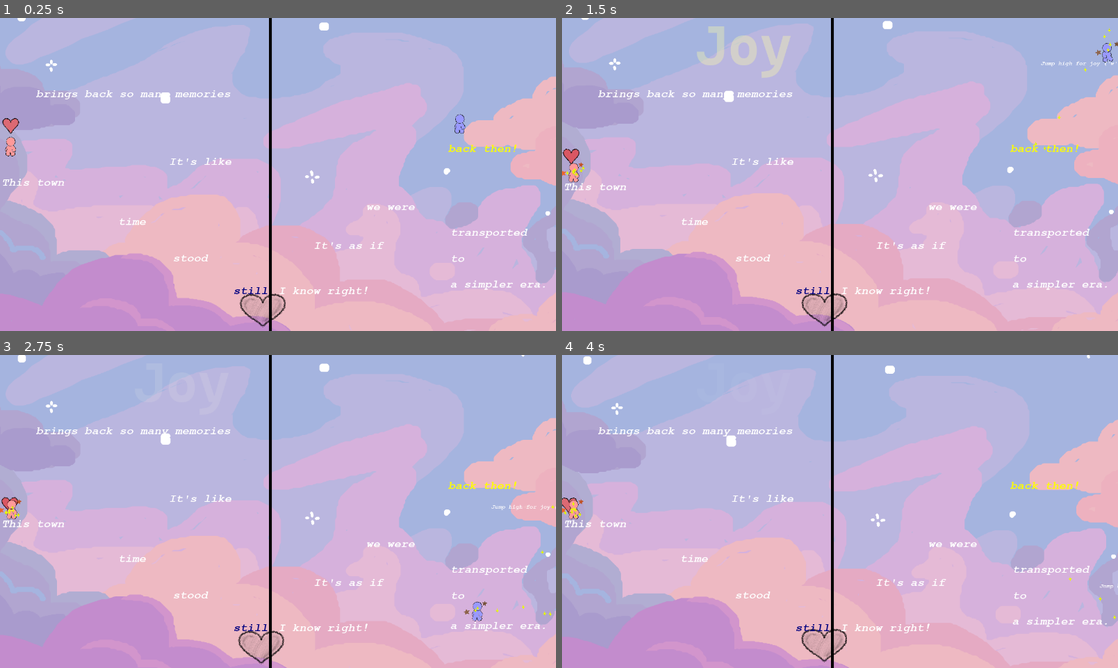
Above: before the commit, frames 1-4 (two rows, left to right).
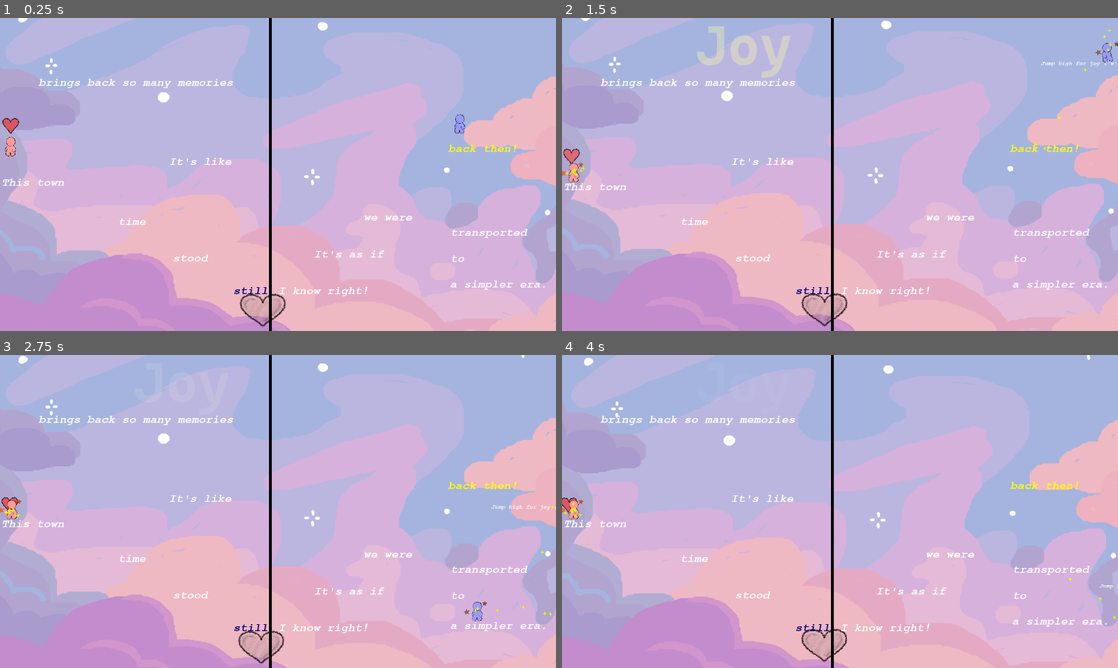
Above: after the commit, the same moments.

Repository: NitroGuy10/Chillennium2023
Game: Godot game, scene res://assets/Objects/Game.tscn
Same seed, same stepped clock (60 frames per second), same inputs: the game is played once before the commit and once after it.
Inputs:
- Up to frame 1 (0.25 s): no input
- Up to frame 2 (1.5 s): hold Right (ui_right) from 0.53 s (still down); tap Shift (dash) at 0.6, 1.35 s; tap Up (ui_up) at 0.77 s
- Up to frame 3 (2.75 s): tap Up (ui_up) at 1.52 s; release Right (ui_right) at 2.03 s; hold Left (ui_left) from 2.03 s (still down); tap Shift (dash) at 2.1 s
- Up to frame 4 (4 s): release Left (ui_left) at 2.78 s; hold Right (ui_right) from 2.78 s (still down); tap Shift (dash) at 2.85, 3.6 s; tap Up (ui_up) at 3.02, 3.77 s

The runs differ from the first frame. In frame 1, 0.9% of the frame differs, in the area x 0-99%, y 0-77%; in frame 2, 0.9%; in frame 3, 0.9%; in frame 4, 1.0%, in the area x 0-100%, y 0-77%.

Commit message:
asdf

Diff:
--- a/assets/Levels/Level1.tscn
+++ b/assets/Levels/Level1.tscn
@@ -12,6 +12,7 @@
 script = ExtResource( 2 )
 
 [node name="Background" parent="." instance=ExtResource( 1 )]
+frame = 0
 
 [node name="Separator" parent="." instance=ExtResource( 4 )]
 position = Vector2( 622.106, 276.328 )
@@ -47,7 +48,7 @@
 impartPeace = true
 
 [node name="WordPlatformInteractable4" parent="." instance=ExtResource( 3 )]
-position = Vector2( 87, 200 )
+position = Vector2( 93, 174 )
 textString = "brings back so many memories"
 
 [node name="WordPlatformInteractable5" parent="." instance=ExtResource( 3 )]
@@ -72,11 +73,11 @@
 impartHappiness = true
 
 [node name="WordPlatformInteractable8" parent="." instance=ExtResource( 3 )]
-position = Vector2( 726, 549 )
+position = Vector2( 727, 569 )
 textString = "It's as if"
 
 [node name="WordPlatformInteractable9" parent="." instance=ExtResource( 3 )]
-position = Vector2( 847, 460 )
+position = Vector2( 841, 484 )
 textString = "we were"
 giveTutorialText = true
 tutorialText = ""
--- a/assets/Levels/Level2.tscn
+++ b/assets/Levels/Level2.tscn
@@ -84,7 +84,7 @@
 [node name="Background" parent="." instance=ExtResource( 1 )]
 position = Vector2( 635, 353 )
 frames = SubResource( 1 )
-frame = 31
+frame = 44
 
 [node name="HeartHandoff" parent="." instance=ExtResource( 130 )]
 position = Vector2( 617, 159 )
--- a/assets/Levels/Level3.tscn
+++ b/assets/Levels/Level3.tscn
@@ -31,7 +31,6 @@
 [node name="Background" parent="." instance=ExtResource( 1 )]
 position = Vector2( 639, 357 )
 frames = SubResource( 2 )
-frame = 1
 
 [node name="HeartHandoff" parent="." instance=ExtResource( 7 )]
 position = Vector2( 630, 75 )
--- a/assets/Levels/Level4.tscn
+++ b/assets/Levels/Level4.tscn
@@ -70,18 +70,18 @@
 isPlayer2 = true
 
 [node name="WordPlatformInteractable" parent="." instance=ExtResource( 5 )]
-position = Vector2( 9, 284 )
+position = Vector2( 9, 318 )
 textString = "We can't let those memories"
 
 [node name="WordPlatformInteractable3" parent="." instance=ExtResource( 5 )]
 position = Vector2( 477, 643 )
-textString = "us"
+textString = "us forever"
 fallThoughInGuilt = true
 enableEmotion = true
 impartDistress = true
 
 [node name="WordPlatformInteractable4" parent="." instance=ExtResource( 5 )]
-position = Vector2( 515, 439 )
+position = Vector2( 465, 426 )
 textString = "continue."
 
 [node name="WordPlatformInteractable8" parent="." instance=ExtResource( 5 )]
@@ -89,7 +89,7 @@
 textString = "just makes"
 
 [node name="WordPlatformInteractable9" parent="." instance=ExtResource( 5 )]
-position = Vector2( 718, 488 )
+position = Vector2( 799, 427 )
 textString = "me so"
 
 [node name="WordPlatformInteractable10" parent="." instance=ExtResource( 5 )]
@@ -121,7 +121,7 @@
 
 [node name="DistressPlatform" parent="." instance=ExtResource( 1 )]
 position = Vector2( 920, 581 )
-textString = "unbelievebly"
+textString = "unbelievably"
 
 [node name="Path2D" parent="DistressPlatform" index="0"]
 curve = SubResource( 1 )
@@ -148,7 +148,7 @@
 impartAnger = true
 
 [node name="WordPlatformInteractable2" parent="." instance=ExtResource( 5 )]
-position = Vector2( 596, 323 )
+position = Vector2( 566, 314 )
 rotation = 0.00109646
 textString = "go."
 
--- a/assets/Levels/Level6.tscn
+++ b/assets/Levels/Level6.tscn
@@ -26,18 +26,18 @@
 [node name="Background" parent="." instance=ExtResource( 2 )]
 position = Vector2( 640, 361 )
 frames = SubResource( 1 )
-frame = 0
+frame = 1
 
 [node name="Exit" parent="." instance=ExtResource( 7 )]
 position = Vector2( 1153, 749.5 )
 scale = Vector2( 0.2882, 0.511897 )
 
 [node name="HeartHandoff" parent="." instance=ExtResource( 6 )]
-position = Vector2( 667, 553 )
-scale = Vector2( 0.75, 0.75 )
+position = Vector2( 665, 490 )
+scale = Vector2( 0.5, 0.5 )
 
 [node name="Player" parent="." instance=ExtResource( 1 )]
-position = Vector2( 1221, 180 )
+position = Vector2( 1017, 109 )
 scale = Vector2( 0.5, 0.5 )
 
 [node name="Player2" parent="." instance=ExtResource( 1 )]
@@ -78,18 +78,18 @@
 impartAnger = true
 
 [node name="WordPlatformInteractable5" parent="." instance=ExtResource( 3 )]
-position = Vector2( 664, 614 )
+position = Vector2( 733, 530 )
 rotation = 0.00109646
 textString = "and fix everything"
 
 [node name="WordPlatformInteractable6" parent="." instance=ExtResource( 3 )]
-position = Vector2( 944, 427 )
+position = Vector2( 1080, 556 )
 rotation = 0.00109646
-textString = "I could just go back"
+textString = "Ah, the past."
 fallThoughInGuilt = true
 
 [node name="WordPlatformInteractable7" parent="." instance=ExtResource( 3 )]
-position = Vector2( 945, 299 )
+position = Vector2( 872, 330 )
 rotation = 0.00109646
 textString = "Sorry..."
 fallThoughInGuilt = true
@@ -109,32 +109,32 @@
 impartGuilt = true
 
 [node name="WordPlatformInteractable20" parent="." instance=ExtResource( 3 )]
-position = Vector2( 717, 388 )
+position = Vector2( 715, 366 )
 rotation = 0.00109646
 textString = "I just wish"
 enableEmotion = true
 impartGuilt = true
 
 [node name="WordPlatformInteractable24" parent="." instance=ExtResource( 3 )]
-position = Vector2( 946, 179 )
+position = Vector2( 838, 230 )
 rotation = 0.00109646
 textString = "I know..."
 fallThoughInGuilt = true
 
 [node name="PushableWord2" parent="." instance=ExtResource( 25 )]
-position = Vector2( 518, -42 )
+position = Vector2( 510, -30 )
 textString = "How could you!"
 
 [node name="WordPlatformInteractable19" parent="." instance=ExtResource( 3 )]
-position = Vector2( 323, 525 )
-textString = "Were't those...."
+position = Vector2( 260, 516 )
+textString = "Weren't those...."
 fallThoughInGuilt = true
 
 [node name="WordPlatformInteractable21" parent="." instance=ExtResource( 3 )]
-position = Vector2( 375, 614 )
+position = Vector2( 393, 630 )
 textString = "amazing times...? "
 
 [node name="WordPlatformInteractable8" parent="." instance=ExtResource( 3 )]
-position = Vector2( 810, 673 )
+position = Vector2( 682, 657 )
 rotation = 0.00109646
 textString = "that's happened since then."
--- a/assets/Levels/Level7.tscn
+++ b/assets/Levels/Level7.tscn
@@ -28,7 +28,7 @@
 [node name="Background" parent="." instance=ExtResource( 8 )]
 position = Vector2( 640, 361 )
 frames = SubResource( 1 )
-frame = 4
+frame = 3
 
 [node name="Exit" parent="." instance=ExtResource( 4 )]
 position = Vector2( 1330, 73.0001 )
--- a/assets/Levels/Test_Level.tscn
+++ b/assets/Levels/Test_Level.tscn
@@ -31,7 +31,7 @@
 
 [node name="Background" parent="." instance=ExtResource( 3 )]
 frames = SubResource( 2 )
-frame = 0
+frame = 1
 
 [node name="WordPlatformInteractable" parent="." instance=ExtResource( 4 )]
 position = Vector2( 147, 186 )
--- a/assets/Levels/TheEnd.tscn
+++ b/assets/Levels/TheEnd.tscn
@@ -148,7 +148,7 @@
 position = Vector2( 656, 370 )
 scale = Vector2( 0.7, 0.7 )
 frames = SubResource( 3 )
-frame = 22
+frame = 4
 playing = true
 
 [node name="Timer2" type="Timer" parent="."]
--- a/assets/Objects/Player.tscn
+++ b/assets/Objects/Player.tscn
@@ -252,7 +252,7 @@
 [node name="AnimatedSprite" type="AnimatedSprite" parent="Heart"]
 scale = Vector2( 0.5, 0.5 )
 frames = SubResource( 3 )
-frame = 49
+frame = 54
 playing = true
 
 [node name="PlayerKinematicBody2D" type="KinematicBody2D" parent="."]
